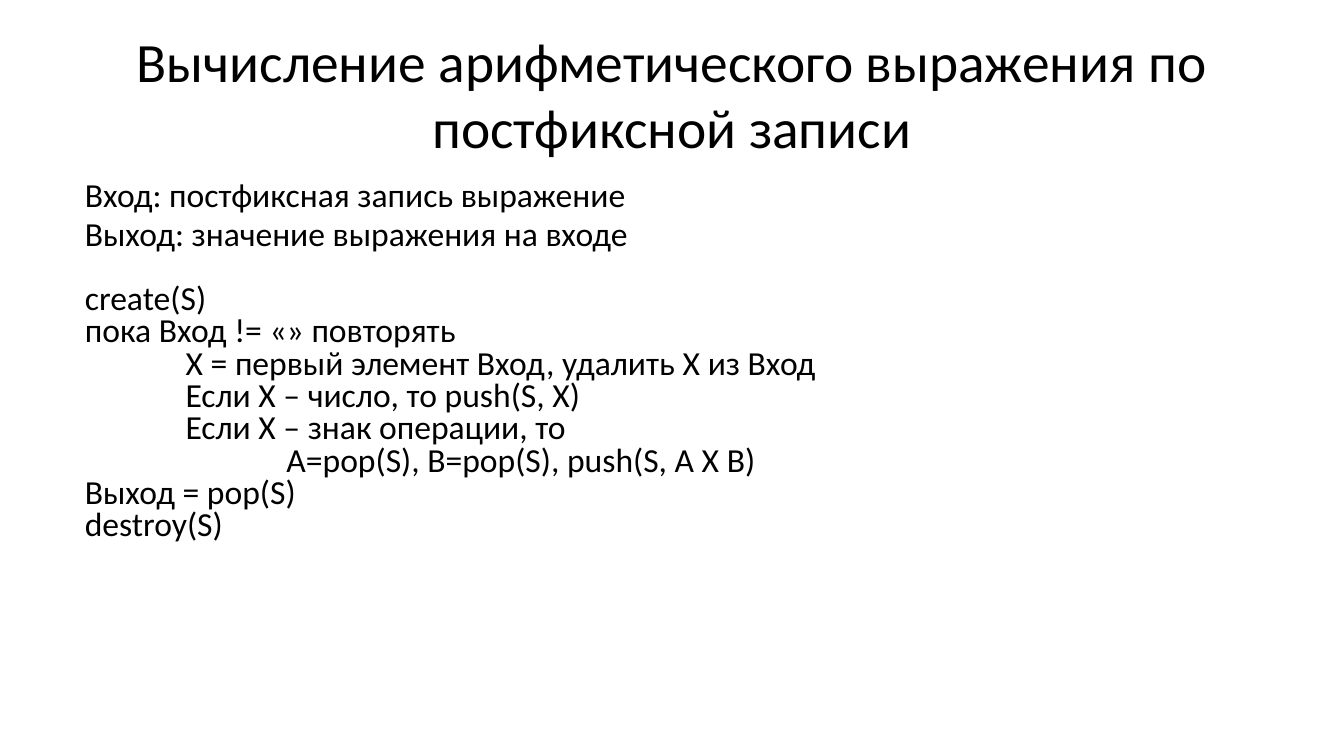
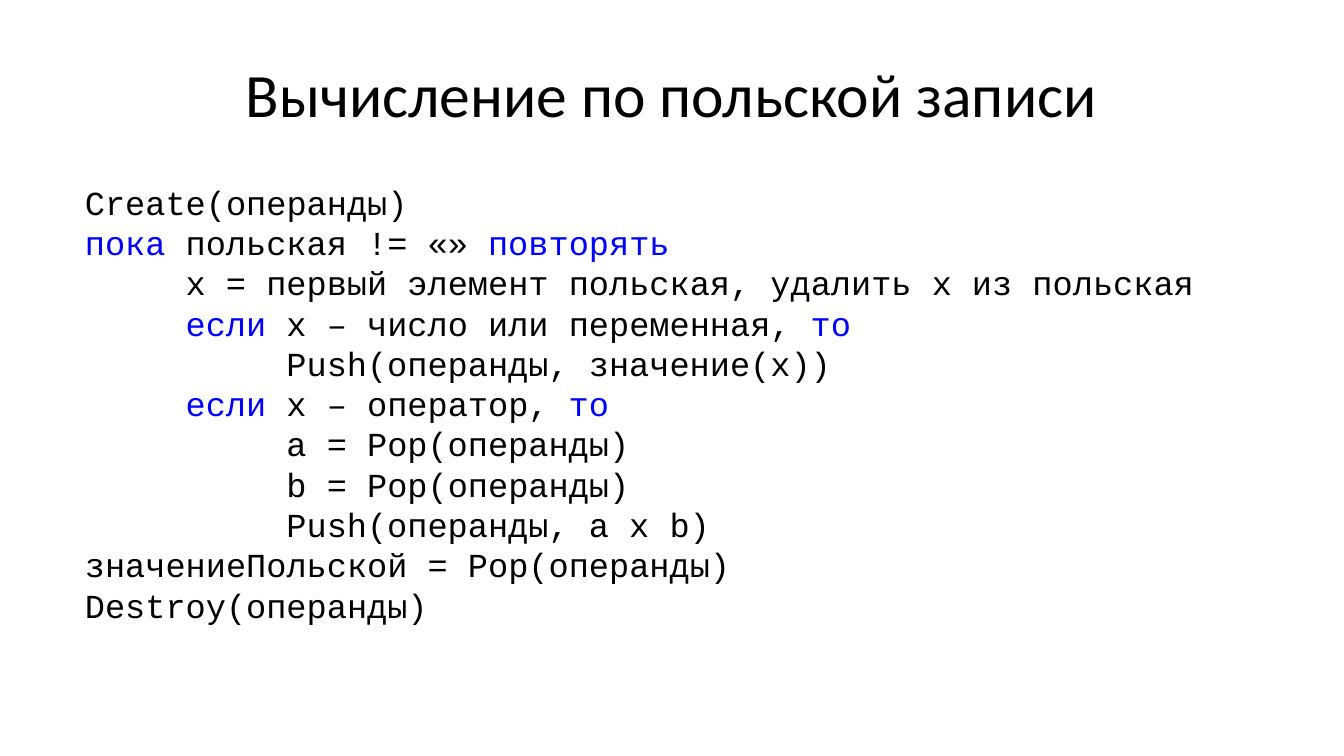
Before and after one commit to Evgueni-Petrov-aka-espetrov/Algorithms-and-Programming-in-C-pptx, a slide deck: slide 33 of 08 Списки.pptx. Drawn at 1344x756 pixels with LibreOffice and Linux fonts; fonts in the diff are those of the drawing. Boxes give left, top, right and bottom in pixels: in the first picture for what was removed or moved away, otherwise in the second. Text is boxed around its words. In the diff, an @@ line names an element or a change of style, - is before the commit and + after.

```diff
--- a/08 Списки.pptx
+++ b/08 Списки.pptx
@@ title at (246, 75, 1096, 118): text changed; size 39.6 to 44 pt @@
-Вычисление арифметического выражения по постфиксной записи
+Вычисление по польской записи
@@ text at (85, 190, 1193, 625): text changed; font Calibri to Courier New @@
-Вход: постфиксная запись выражение
-Выход: значение выражения на входе
-create(S)
-пока Вход != «» повторять
-X = первый элемент Вход, удалить X из Вход
-Если X – число, то push(S, X)
-Если X – знак операции, то
-A=pop(S), B=pop(S), push(S, A X B)
-Выход = pop(S)
-destroy(S)
+Create(операнды)
+пока польская != «» повторять
+х = первый элемент польская, удалить х из польская
+если х – число или переменная, то
+Push(операнды, значение(х))
+если х – оператор, то
+a = Pop(операнды)
+b = Pop(операнды)
+Push(операнды, a x b)
+значениеПольской = Pop(операнды)
+Destroy(операнды)
```
Also in this commit, not shown: 20 other slides changed, 3 slides added, 3 slides removed.
